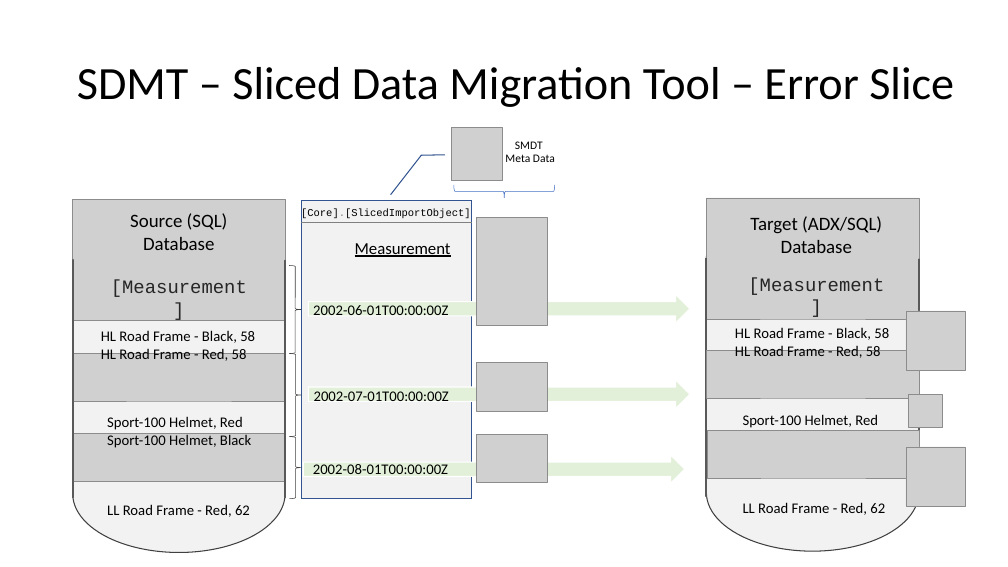
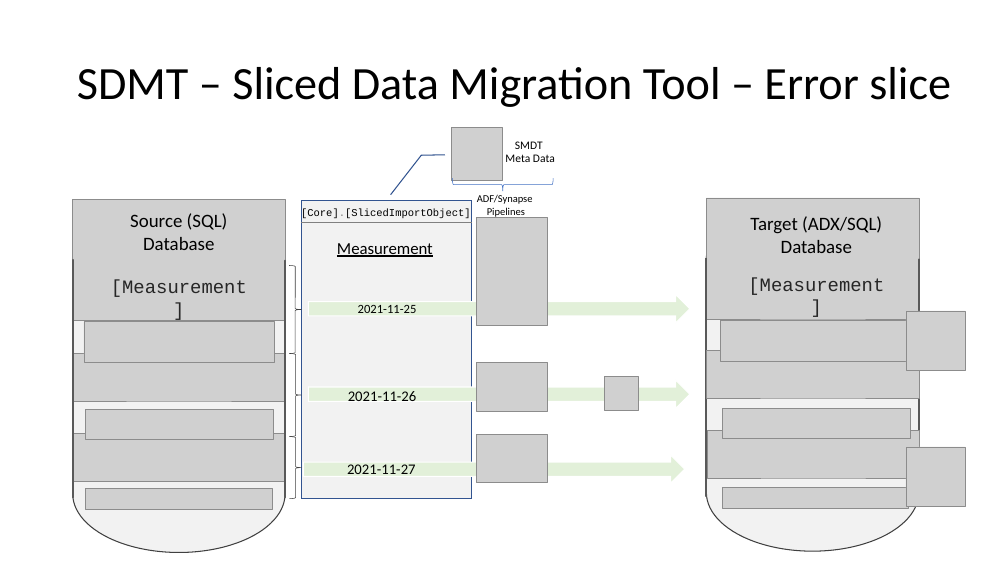
Before and after one commit to meinradweiss/SwissArmyKnife, a slide deck: slide 4 of docs/ADF_SynapsePipelines/PPT/SlicedDataMigrationToolbox.pptx. Drawn at 1008x567 pixels with LibreOffice and Linux fonts; fonts in the diff are those of the drawing; grey boxes stand for pictures. Boxes give left, top, right and bottom in pixels: in the first picture for what was removed or moved away, otherwise in the second. Text is boxed around its words. In the diff, an @@ line names an element or a change of style, - is before the commit and + after.

Commit message:
Test data samples added and documentation updated.

```diff
--- a/docs/ADF_SynapsePipelines/PPT/SlicedDataMigrationToolbox.pptx
+++ b/docs/ADF_SynapsePipelines/PPT/SlicedDataMigrationToolbox.pptx
@@ title at (77,67,951,107): text changed @@
-SDMT – Sliced Data Migration Tool – Error Slice
+SDMT – Sliced Data Migration Tool – Error slice
@@ right brace: place and size @@
-right brace at (454,185,554,198)
+right brace at (452,178,553,191)
@@ text added at (477,194,533,218), 10 pt, text #000000 @@
+ADF/Synapse
+Pipelines
@@ text "Measurement": place and size @@
-text "Measurement" at (355,243,451,257)
+text "Measurement" at (337,243,433,257)
@@ text "Measurement" at (337,243,433,257): alignment left to centre @@
@@ picture added at (84,321,274,362) @@
@@ text at (358,305,417,313): text changed; size 14 to 12 pt @@
-2002-06-01T00:00:00Z
+2021-11-25
@@ picture added at (721,321,910,361) @@
@@ text removed at (735,327,889,358) @@
-HL Road Frame - Black, 58
-HL Road Frame - Red, 58
@@ text removed at (101,330,255,361) @@
-HL Road Frame - Black, 58
-HL Road Frame - Red, 58
@@ picture: place and size @@
-picture at (909,394,942,427)
+picture at (605,377,638,410)
@@ picture added at (85,410,274,439) @@
@@ text removed at (107,416,251,448) @@
-Sport-100 Helmet, Red
-Sport-100 Helmet, Black
@@ text at (348,391,417,401): text changed @@
-2002-07-01T00:00:00Z
+2021-11-26
@@ picture added at (722,409,910,439) @@
@@ text removed at (743,414,878,428) @@
-Sport-100 Helmet, Red
@@ text at (347,464,416,474): text changed @@
-2002-08-01T00:00:00Z
+2021-11-27
@@ picture added at (85,488,272,509) @@
@@ text removed at (107,504,250,517) @@
-LL Road Frame - Red, 62
@@ picture added at (722,488,909,508) @@
@@ text removed at (743,502,885,515) @@
-LL Road Frame - Red, 62
```
Also in this commit, not shown: 4 other slides changed, 2 slides added, 6 other files.
